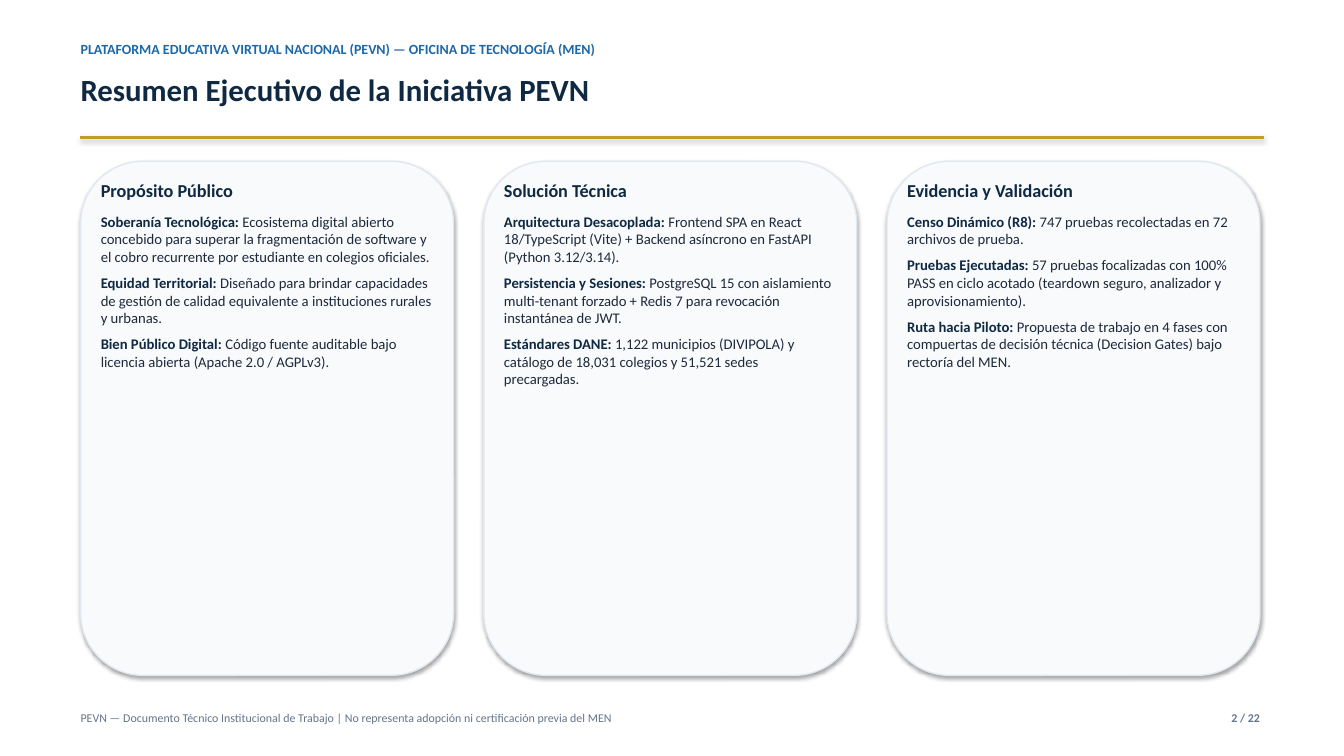
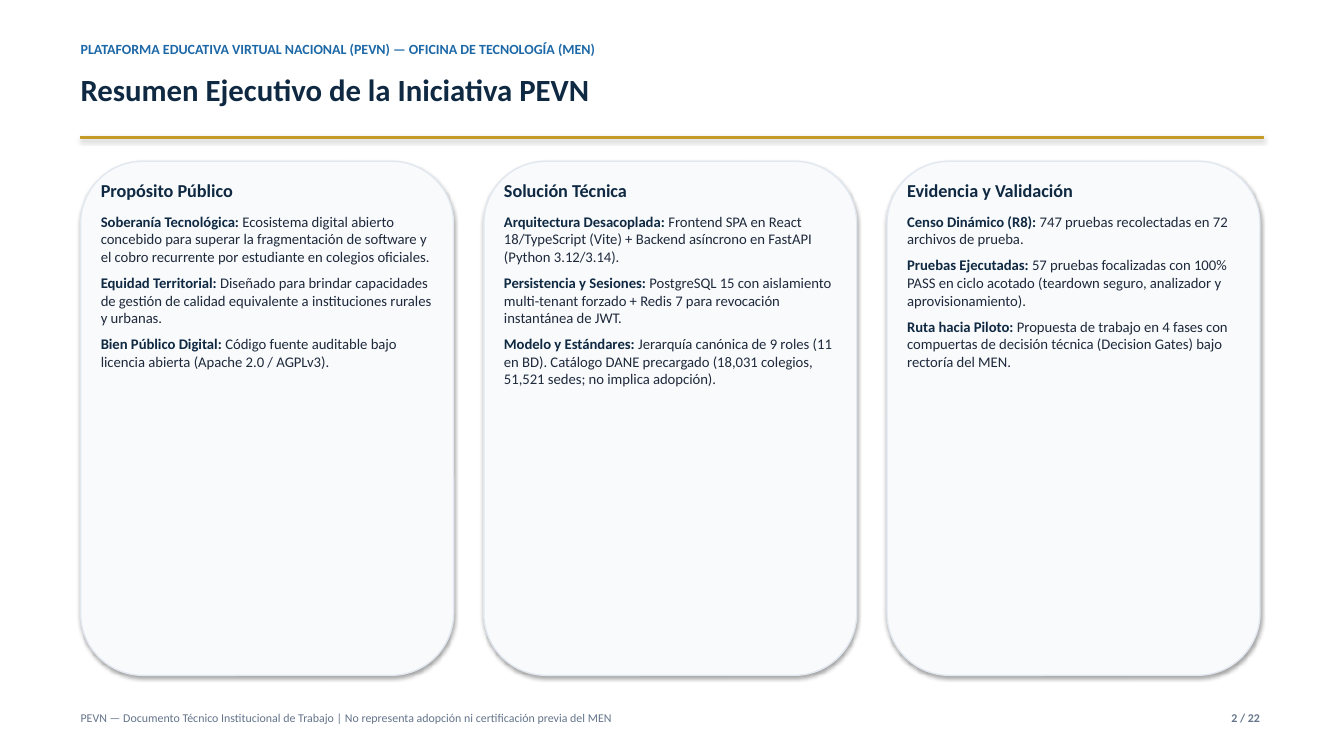
Before and after one commit to juancastro2381-hub/Plataforma-Educativa-Virtual-Nacional-PEVN, a slide deck: slide 2 of docs/government/pdf/PEVN_PRESENTACION_INSTITUCIONAL_MEN.pptx. Drawn at 1344x756 pixels with LibreOffice and Linux fonts; fonts in the diff are those of the drawing. Boxes give left, top, right and bottom in pixels: in the first picture for what was removed or moved away, otherwise in the second. Text is boxed around its words. In the diff, an @@ line names an element or a change of style, - is before the commit and + after.

```diff
--- a/docs/government/pdf/PEVN_PRESENTACION_INSTITUCIONAL_MEN.pptx
+++ b/docs/government/pdf/PEVN_PRESENTACION_INSTITUCIONAL_MEN.pptx
@@ text at bbox=[504, 338, 832, 387]: text changed @@
-Estándares DANE: 1,122 municipios (DIVIPOLA) y catálogo de 18,031 colegios y 51,521 sedes precargadas.
+Modelo y Estándares: Jerarquía canónica de 9 roles (11 en BD). Catálogo DANE precargado (18,031 colegios, 51,521 sedes; no implica adopción).
```
Also in this commit, not shown: 4 other slides changed, 14 other files.
